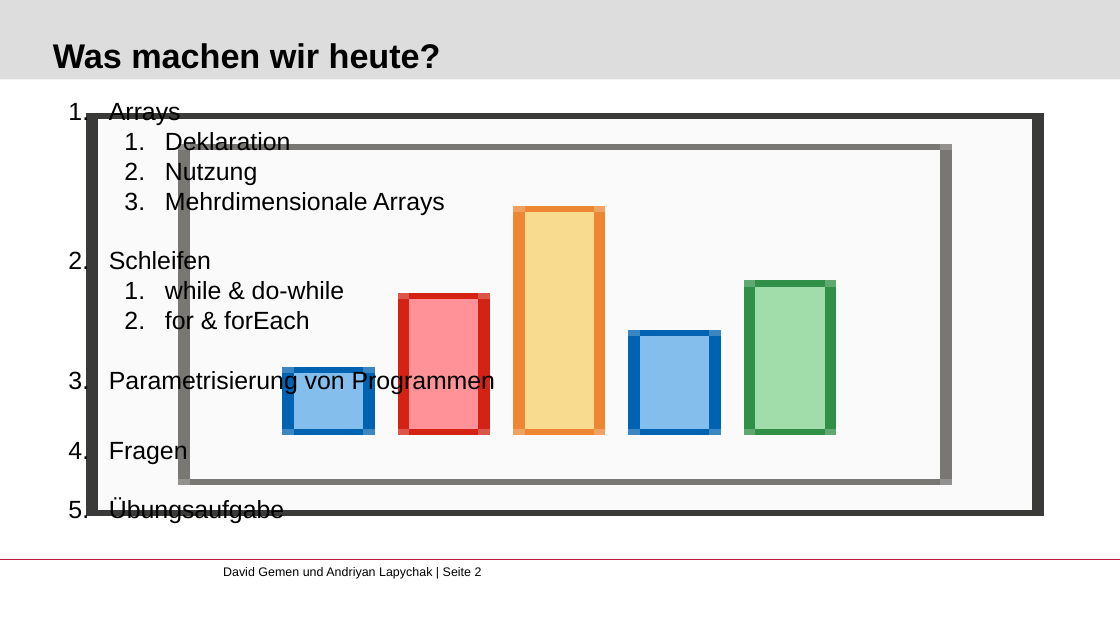
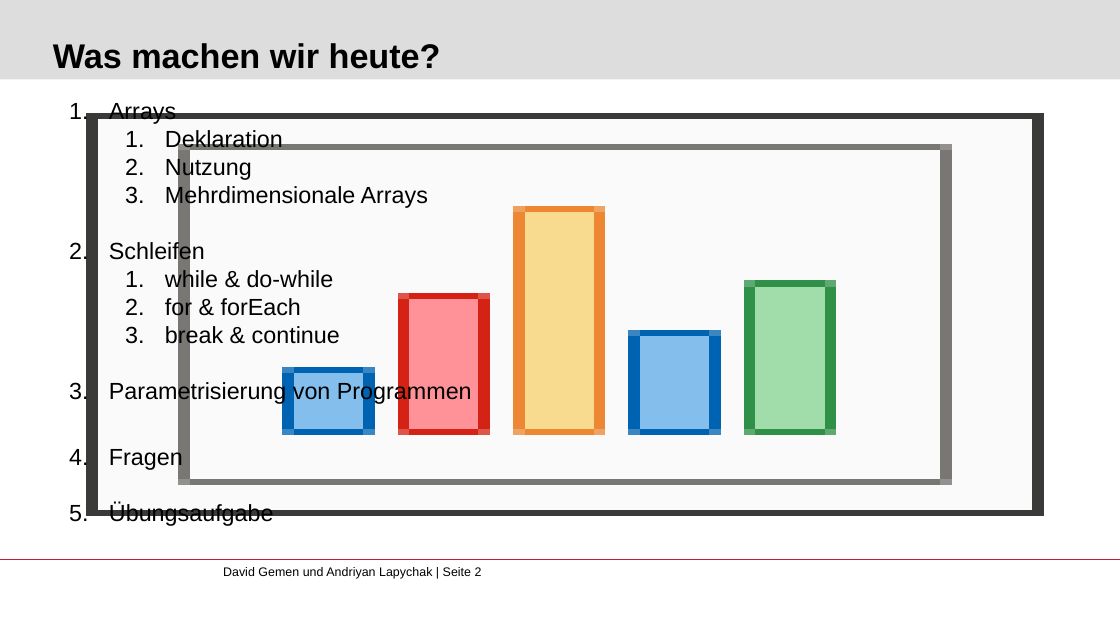
Before and after one commit to gemdav/Programmieren-1-Tutorium, a slide deck: slide 2 of slides/02_arrays_loops_parameterization.pptx. Drawn at 1120x630 pixels with LibreOffice and Linux fonts; fonts in the diff are those of the drawing; background and template pictures are left out. Boxes give left, top, right and bottom in pixels: in the first picture for what was removed or moved away, otherwise in the second. Text is boxed around its words. In the diff, an @@ line names an element or a change of style, - is before the commit and + after.

```diff
--- a/slides/02_arrays_loops_parameterization.pptx
+++ b/slides/02_arrays_loops_parameterization.pptx
@@ text at <box>109,103,472,526</box>: size 16 to 15 pt; indent changed @@
@@ text at <box>165,324,340,348</box>: paragraph added @@
+  3. break & continue
```
Also in this commit, not shown: 3 other slides changed, 1 slide added, 1 slide removed, 17 other files.
